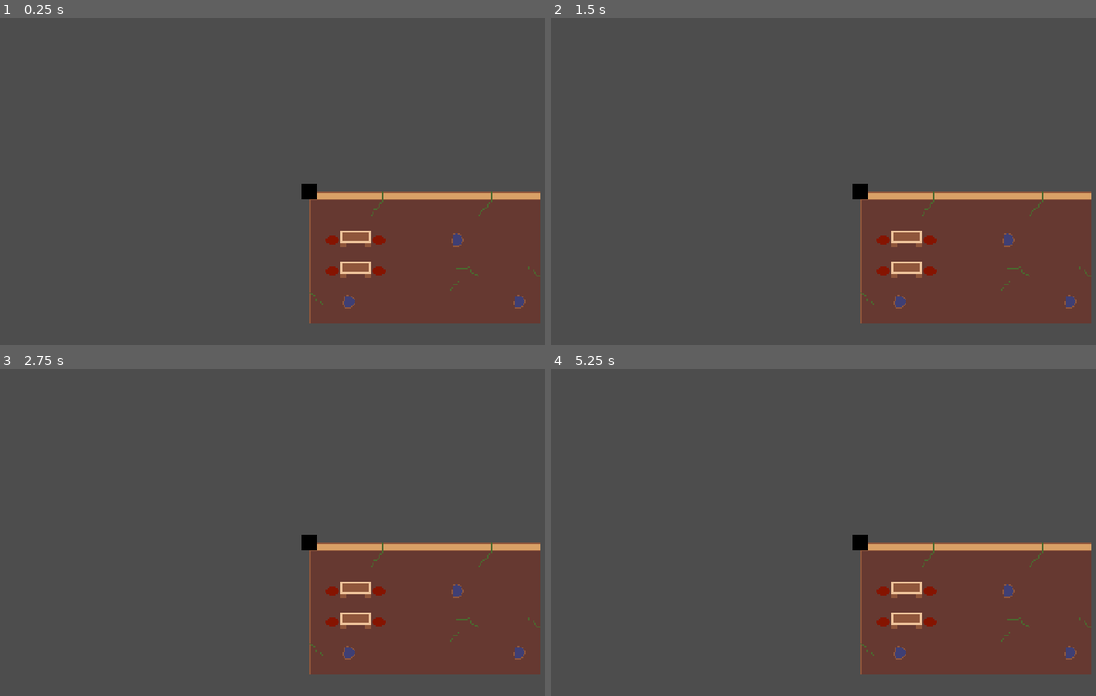
Above: before the commit, frames 1-4 (two rows, left to right).
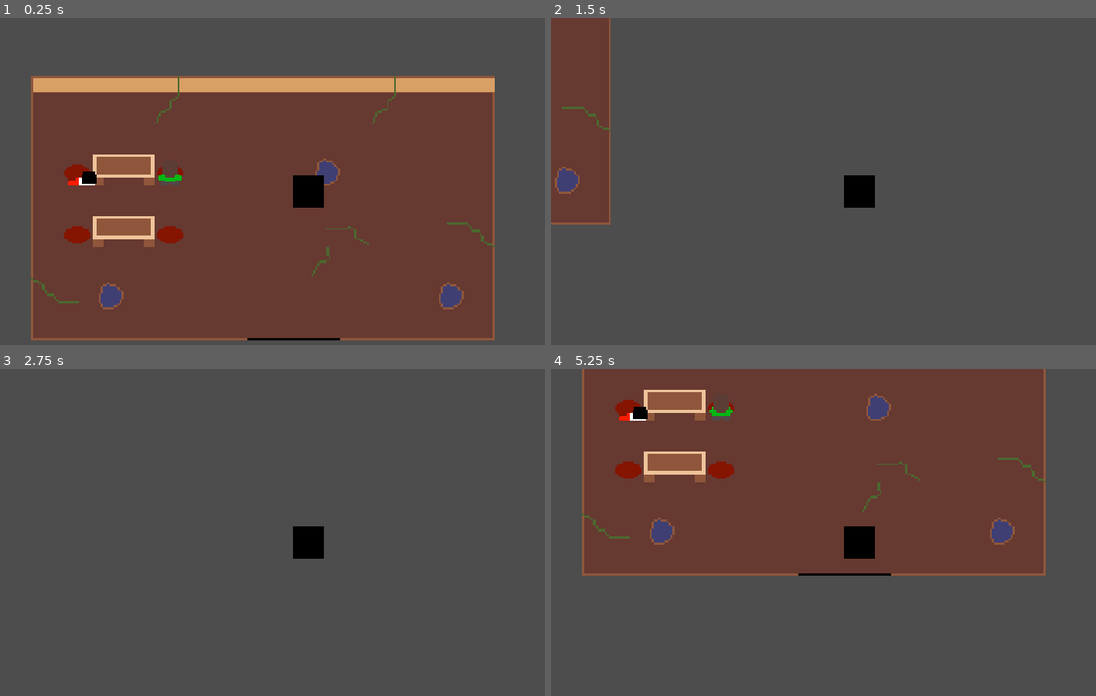
Above: after the commit, the same moments.

Repository: CAHSI-Game-Studios/CGS-project
Game: Godot game, scene res://core/hub_oc_manager/tests/hubLocationTest.tscn
Same seed, same stepped clock (60 frames per second), same inputs: the game is played once before the commit and once after it. This scene is started directly instead of the project's main scene.
Inputs (mouse positions are in pixels of both pictures, inside the frame that each line leads up to):
- Up to frame 1 (0.25 s): no input
- Up to frame 2 (1.5 s): tap Enter (ui_accept) at 0.5, 0.6, 0.77, 1.07 s; move the mouse to (997, 174) at 0.52 s; hold D (move_right) 0.53-1.28 s; click (997, 174) at 0.67 s; move the mouse to (736, 207) at 1.27 s; hold S (move_down) from 1.28 s (still down); tap T (open_terminal) at 1.35 s
- Up to frame 3 (2.75 s): tap Enter (ui_accept) at 1.52, 1.55, 1.82, 2.1 s; move the mouse to (370, 467) at 2.02 s; release S (move_down) at 2.03 s; hold D (move_right) from 2.03 s (still down)
- Up to frame 4 (5.25 s): tap Enter (ui_accept) at 2.75, 3.02, 3.05, 3.32, 3.5, 3.6, 3.77, 4.07, 4.52, 4.55, 4.82, 5.1 s; move the mouse to (828, 610) at 2.77 s; release D (move_right) at 2.78 s; hold W (move_up) 2.78-3.53 s; tap T (open_terminal) at 2.85, 4.35 s; click (828, 610) at 2.92 s; move the mouse to (1046, 594) at 3.52 s; hold A (move_left) 3.53-5.03 s; move the mouse to (676, 489) at 4.27 s; move the mouse to (888, 542) at 5.02 s; hold S (move_down) from 5.03 s (still down); click (888, 542) at 5.17 s

The runs differ from the first frame. In frame 1, 61% of the frame differs, in the area x 5-100%, y 17-99%; in frame 2, 24%; in frame 3, 17%; in frame 4, 65%, in the area x 5-100%, y 0-94%.

Commit message:
test complete
- Area works assuming: dialogue system reference exists.
- The two test may be run by changing calling them in the _ready() function.

Diff:
--- a/src/core/hub_oc_manager/hubLocation.gd
+++ b/src/core/hub_oc_manager/hubLocation.gd
@@ -36,7 +36,7 @@
 		start_interaction()
 ## Begins an interaction using the current [member interaction_data].
 func start_interaction() -> void:
-	dialogue_system_reference.set_current_dialogue(interaction_data.interaction_dialogue)
+	dialogue_system_reference.set_current_dialogue(interaction_data.dialogue)
 	dialogue_system_reference.open_system()
 	marker.hide()
 	interacted = true
@@ -50,9 +50,9 @@
 	interaction_data = data
 	character_display.flip_h = interaction_data.flip_h
 	character_display.sprite_frames = interaction_data.animations
+	character_display.position = interaction_data.sprite_offset
 	character_display.play(interaction_data.animation_to_play)
 	marker.region_rect = Rect2 (priority*16, 0 ,16, 16)
-	position = interaction_data.sprite_offset
 	marker.position = interaction_data.marker_offset
 	monitoring = not interaction_data.display_only
 	dialogue_system_reference = dialogue_system
@@ -99,11 +99,11 @@
 		errs.push_back("Null animation identifier beign set.")
 	elif not data.animations.has_animation(data.animation_to_play):
 		errs.push_back("SpriteFrames resource does not contain: %s " % data.animation_to_play)
-	if data.initial_dialogue == null and not data.display_only:
+	if data.dialogue == null and not data.display_only:
 		errs.push_back("Null dialogue resource.")
 	if not errs.is_empty():
 		push_error("At: %s, %d errors:" % [self.name, errs.size()])
 		for err : String in errs:
 			push_error(err)
-		return false
-	return true
+		return true
+	return false
--- /dev/null
+++ b/src/core/hub_oc_manager/temp/dialogues/himekoAboutTheShrine.tres
@@ -0,0 +1,12 @@
+[gd_resource type="Resource" script_class="Dialogue" format=3 uid="uid://ccjnkik4hlpq4"]
+
+[ext_resource type="Script" uid="uid://pxo52x3jat8o" path="res://core/dialogue_system/dialogue.gd" id="1_xf8wt"]
+
+[resource]
+script = ExtResource("1_xf8wt")
+id = &"himekoAboutTheShrine"
+dialogue_type = 2
+speaker = "Himeko"
+text = "Don't mind Vix, she is harmless... most of the time, that is. "
+text_duration = 3.0
+metadata/_custom_type_script = "uid://pxo52x3jat8o"
--- a/src/core/hub_oc_manager/temp/dialogues/vixStare.tres
+++ b/src/core/hub_oc_manager/temp/dialogues/vixStare.tres
@@ -6,5 +6,6 @@
 script = ExtResource("1_cu2av")
 id = &"vixStare"
 dialogue_type = 2
-text = "(stareeeeeeeeeeeeee...)"
+speaker = "Vix"
+text = "..."
 metadata/_custom_type_script = "uid://pxo52x3jat8o"
--- a/src/core/hub_oc_manager/tests/hubLocationTest.tscn
+++ b/src/core/hub_oc_manager/tests/hubLocationTest.tscn
@@ -11,12 +11,12 @@
 # A simple test harness.
 # The HubLocation must be given a CollisionShape.
 # Expects the player to be in collision layer 1
-
+@export var dialogue_system : DialogueSystem
 @export var chair_left : HubLocation
 @export var chair_right : HubLocation
 @export var by_door : HubLocation
 
-@export var temp_interactions : Dictionary[String, CharacterInteraction] = {
+var temp_interactions : Dictionary[String, CharacterInteraction] = {
 	\"vixStare\" : CharacterInteraction.new( # See CharacterInteraction._init().
 		\"vixStare\",
 		ResourceLoader.load(\"res://core/hub_oc_manager/temp/vixSpriteFrames.tres\"),
@@ -26,24 +26,31 @@
 	\"vixSleep\" : CharacterInteraction.new( # See CharacterInteraction._init().
 		\"vixSleep\",
 		ResourceLoader.load(\"res://core/hub_oc_manager/temp/vixSpriteFrames.tres\"),
-		ResourceLoader.load(\"res://core/hub_oc_manager/temp/dialogues/vixStare.tres\"),
+		ResourceLoader.load(\"res://core/hub_oc_manager/temp/dialogues/vixSleep.tres\"),
 		\"sleep\",
-		false, true
+		false, false
 		),
 	\"himekoAboutTheShrine\" : CharacterInteraction.new( # See CharacterInteraction._init().
 		\"himekoAboutTheShrine\",
-		ResourceLoader.load(\"res://core/hub_oc_manager/temp/vixSpriteFrames.tres\"),
-		ResourceLoader.load(\"res://core/hub_oc_manager/temp/dialogues/vixStare.tres\"),
-		\"idleRight\"
+		ResourceLoader.load(\"res://core/hub_oc_manager/temp/himekoSpriteFrames.tres\"),
+		ResourceLoader.load(\"res://core/hub_oc_manager/temp/dialogues/himekoAboutTheShrine.tres\"),
+		\"idleUp\"
 		),
 }
 
 
 
 func _ready() -> void:
-	pass
+	testTwo()
 
 
+func testOne() -> void:
+	chair_left.setup_location(temp_interactions[\"vixStare\"],dialogue_system)
+	chair_right.setup_location(temp_interactions[\"himekoAboutTheShrine\"], dialogue_system)
+
+func testTwo() -> void:
+	chair_left.setup_location(temp_interactions[\"vixSleep\"],dialogue_system)
+	chair_right.setup_location(temp_interactions[\"himekoAboutTheShrine\"], dialogue_system)
 
 "
 
@@ -54,15 +61,18 @@
 script/source = "extends CharacterBody2D
 
 func _physics_process(_delta: float) -> void:
-	velocity = Input.get_vector(\"ui_left\", \"ui_right\",\"ui_up\",\"ui_right\") * 300
+	velocity = Input.get_vector(\"move_left\", \"move_right\",\"move_up\",\"move_down\") * 300
 	move_and_slide()
 "
 
 [sub_resource type="CircleShape2D" id="CircleShape2D_qgwgs"]
 
-[node name="HubLocationTest" type="Node" unique_id=488566056 node_paths=PackedStringArray("chair_left")]
+[node name="HubLocationTest" type="Node" unique_id=488566056 node_paths=PackedStringArray("dialogue_system", "chair_left", "chair_right", "by_door")]
 script = SubResource("GDScript_qy8p7")
+dialogue_system = NodePath("CanvasLayer/DialogueSystem")
 chair_left = NodePath("chairLeft")
+chair_right = NodePath("chairRight")
+by_door = NodePath("byDoor")
 
 [node name="back" type="TileMapLayer" parent="." unique_id=1190830419]
 position = Vector2(0, 25)
@@ -93,10 +103,11 @@
 shape = SubResource("RectangleShape2D_fvs06")
 
 [node name="player" type="CharacterBody2D" parent="." unique_id=86246417]
+position = Vector2(144, 60)
 script = SubResource("GDScript_qgwgs")
 
 [node name="Camera2D" type="Camera2D" parent="player" unique_id=1560390228]
-zoom = Vector2(2, 2)
+zoom = Vector2(4, 4)
 
 [node name="CollisionShape2D" type="CollisionShape2D" parent="player" unique_id=239661166]
 shape = SubResource("CircleShape2D_qgwgs")
@@ -106,5 +117,7 @@
 color = Color(0, 0, 0, 1)
 polygon = PackedVector2Array(0, 0, 0, 16, 16, 16, 16, 0)
 
-[node name="DialogueSystem" parent="." unique_id=1918673968 instance=ExtResource("2_qy8p7")]
+[node name="CanvasLayer" type="CanvasLayer" parent="." unique_id=512805690]
+
+[node name="DialogueSystem" parent="CanvasLayer" unique_id=1918673968 instance=ExtResource("2_qy8p7")]
 visible = false
